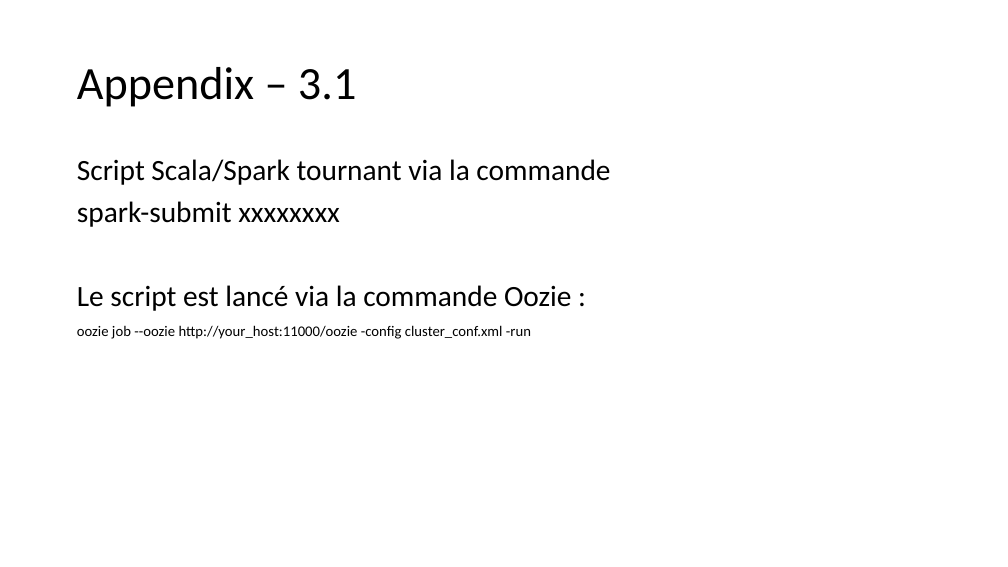
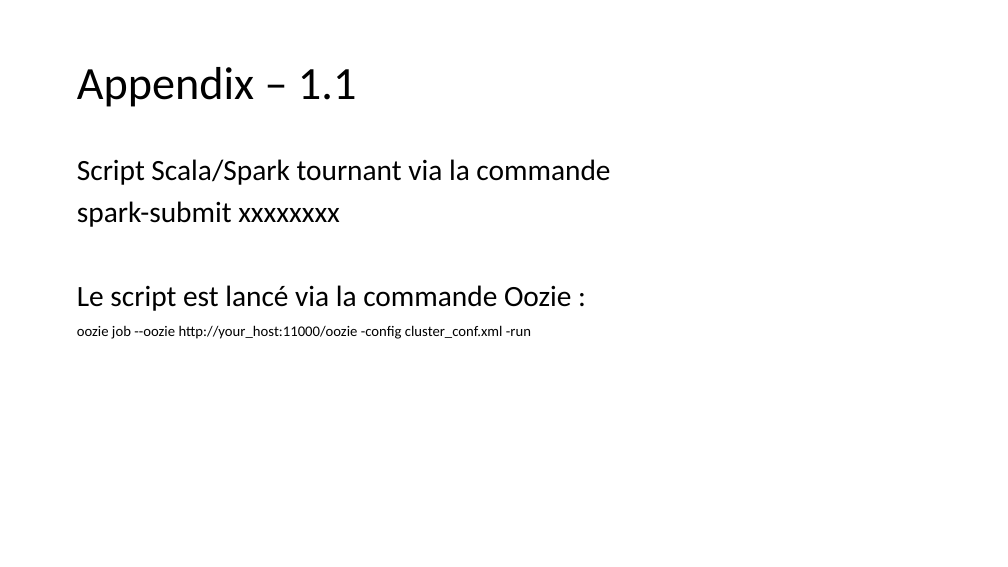
Before and after one commit to pfe-cegefos/core, a slide deck: slide 10 of PFE-CEGEFOS-groupe2.pptx (slide 9 before the commit). Drawn at 1008x567 pixels with LibreOffice and Linux fonts; fonts in the diff are those of the drawing. Boxes give left, top, right and bottom in pixels: in the first picture for what was removed or moved away, otherwise in the second. Text is boxed around its words. In the diff, an @@ line names an element or a change of style, - is before the commit and + after.

```diff
--- a/PFE-CEGEFOS-groupe2.pptx
+++ b/PFE-CEGEFOS-groupe2.pptx
@@ title at (77,67,356,107): text changed @@
-Appendix – 3.1
+Appendix – 1.1
```
Also in this commit, not shown: 4 other slides changed, 1 slide added.
